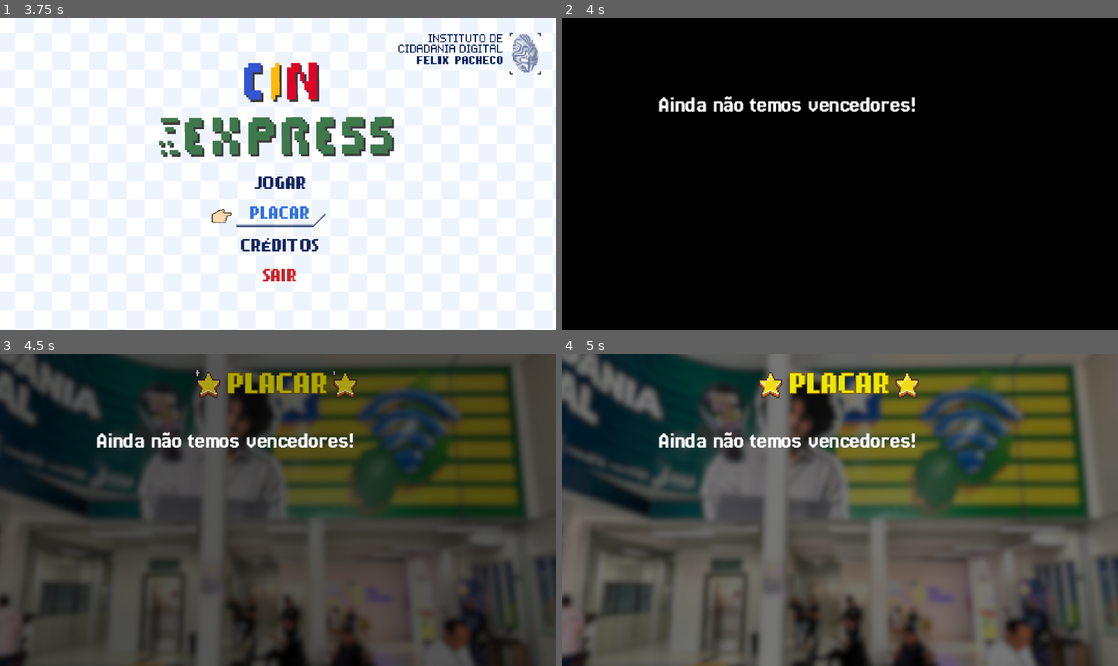
Above: before the commit, frames 1-4 (two rows, left to right).
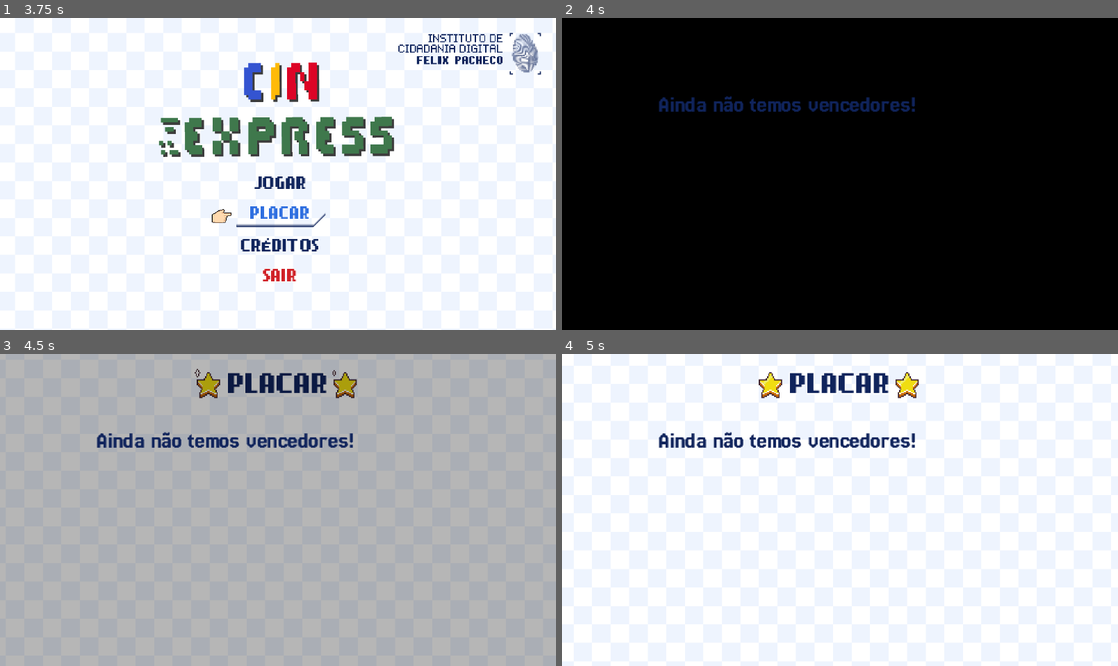
Above: after the commit, the same moments.

Repository: bianca-bezerra/CINExpress
Game: Godot game, scene res://scenes/levels/menu_scene.tscn
The game is run twice, just before and just after one commit, with the same random seed, the same clock (stepped at 60 frames per second) and the same inputs.
Inputs (mouse positions are in pixels of both pictures, inside the frame that each line leads up to):
- Up to frame 1 (3.75 s): click "JOGAR" at 0.5 s; click (283, 136) at 1.27 s; type "Alex" at 1.35 s; click "Voltar" at 2 s; click "JOGAR" at 2.75 s; click "PLACAR" at 3.5 s
- Up to frame 2 (4 s): no input
- Up to frame 3 (4.5 s): tap Enter (ui_accept) at 4.25 s; move the mouse to (400, 494) at 4.27 s; hold Space (space) from 4.28 s (still down); click (400, 494) at 4.42 s
- Up to frame 4 (5 s): keep holding Space (space); tap Enter (ui_accept) at 4.52 s

Frame 1 is identical in both runs. In frame 2, 1.2% of the frame differs, in the area x 17-64%, y 24-31%; in frame 3, 100%; in frame 4, 100%, in the area x 0-100%, y 0-100%.

Commit message:
feat: aplica o visual do menu na tela de placar
Fundo xadrez animado, título em azul-marinho com contorno branco e lista
nas cores do menu no lugar da foto escura.

Diff:
--- a/scenes/ranking_scene.tscn
+++ b/scenes/ranking_scene.tscn
@@ -1,7 +1,7 @@
 [gd_scene load_steps=22 format=3 uid="uid://cf4h7ycgcceh3"]
 
 [ext_resource type="Script" uid="uid://bkemriv2lo53o" path="res://scripts/ranking_scene.gd" id="1_rmg74"]
-[ext_resource type="Texture2D" uid="uid://co5ab58xpqqx0" path="res://assets/UI/bg.png" id="2_lxse8"]
+[ext_resource type="Script" path="res://scripts/menu/fundo_xadrez.gd" id="2_fundo"]
 [ext_resource type="Texture2D" uid="uid://cbeqlqh2sritp" path="res://assets/sprites/trofeu-primeiro.png" id="2_o1e0t"]
 [ext_resource type="Texture2D" uid="uid://ds0w5xuy65tt3" path="res://assets/sprites/trofeu-segundo.png" id="3_lxse8"]
 [ext_resource type="Texture2D" uid="uid://cgr6nomoomgre" path="res://assets/sprites/trofeu-terceiro.png" id="4_y8q7m"]
@@ -129,19 +129,13 @@
 theme_override_constants/separation = 4
 alignment = 1
 
-[node name="TextureRect" type="TextureRect" parent="."]
-modulate = Color(0.45840472, 0.45840514, 0.45840502, 1)
-anchors_preset = 15
-anchor_right = 1.0
-anchor_bottom = 1.0
-offset_left = -3.0
-offset_top = -36.25
-offset_right = 485.0
-offset_bottom = 322.25
-grow_horizontal = 2
-grow_vertical = 2
-texture = ExtResource("2_lxse8")
-expand_mode = 5
+[node name="Fundo" type="Control" parent="."]
+layout_mode = 3
+anchors_preset = 0
+offset_right = 480.0
+offset_bottom = 270.0
+mouse_filter = 2
+script = ExtResource("2_fundo")
 
 [node name="TrofeuOuro" type="Sprite2D" parent="."]
 visible = false
@@ -167,10 +161,10 @@
 offset_top = 14.0
 offset_right = 288.0
 offset_bottom = 39.0
-theme_override_colors/font_color = Color(0.9204884, 0.91471463, 0, 1)
-theme_override_colors/font_outline_color = Color(0.53796226, 0.33417144, 9.62615e-08, 1)
+theme_override_colors/font_color = Color(0.0627451, 0.14117648, 0.36078432, 1)
+theme_override_colors/font_outline_color = Color(1, 1, 1, 1)
 theme_override_constants/shadow_offset_y = 0
-theme_override_constants/outline_size = 3
+theme_override_constants/outline_size = 4
 theme_override_fonts/font = ExtResource("6_y8q7m")
 theme_override_font_sizes/font_size = 20
 text = "PLACAR"
--- a/scripts/ranking_scene.gd
+++ b/scripts/ranking_scene.gd
@@ -7,6 +7,11 @@
 @onready var sprite_bronze = $TrofeuBronze
 
 var fonte_ranking = preload("res://assets/fonts/Jersey25-Regular.ttf")
+
+## Mesma paleta do menu
+const COR_MARINHO := Color("10245c")
+const COR_AZUL := Color("2f6fe0")
+const COR_AMARELO := Color("f7b518")
 
 func _input(event: InputEvent):
 	if event.is_action_pressed("ui_cancel"):
@@ -46,7 +51,7 @@
 		var label = Label.new()
 		label.text = "Ainda não temos vencedores!"
 		label.add_theme_font_override("font", fonte_ranking)
-		label.add_theme_color_override("font_color", Color.WHITE)
+		label.add_theme_color_override("font_color", COR_MARINHO)
 		label.add_theme_font_size_override("font_size", 20)
 		label.horizontal_alignment = HORIZONTAL_ALIGNMENT_CENTER
 		vbox.add_child(label)
@@ -84,17 +89,15 @@
 		label.add_theme_font_override("font", fonte_ranking)
 
 		if i == 0:
-			label.add_theme_color_override("font_color", Color.GOLD)
+			label.add_theme_color_override("font_color", COR_AMARELO)
 			label.add_theme_font_size_override("font_size", 20)
-			label.add_theme_color_override("font_outline_color", Color(0.8, 0.5, 0))
+			label.add_theme_color_override("font_outline_color", COR_MARINHO)
 			label.add_theme_constant_override("outline_size", 3)
 
 			animar_primeiro_lugar(label)
 		else:
-			label.add_theme_color_override("font_color", Color.WHITE)
+			label.add_theme_color_override("font_color", COR_AZUL if i <= 2 else COR_MARINHO)
 			label.add_theme_font_size_override("font_size", 18)
-			label.add_theme_color_override("font_outline_color", Color.BLACK)
-			label.add_theme_constant_override("outline_size", 2)
 
 		hbox.add_child(label)
 		vbox.add_child(hbox)
